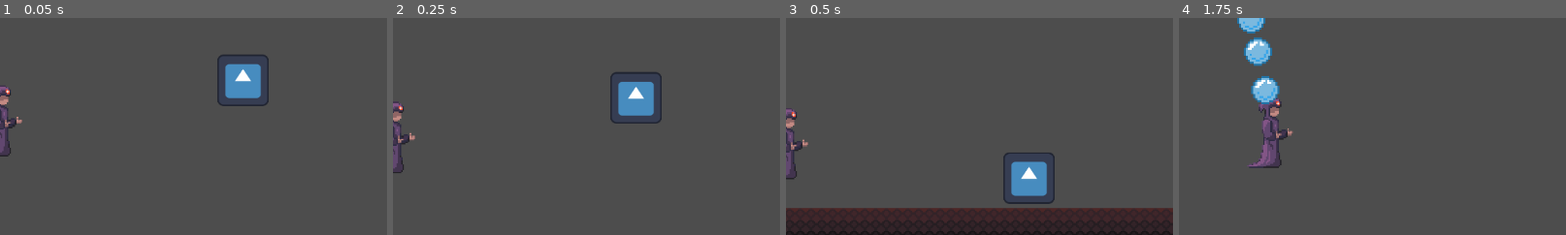
Above: before the commit, frames 1-4 (left to right).
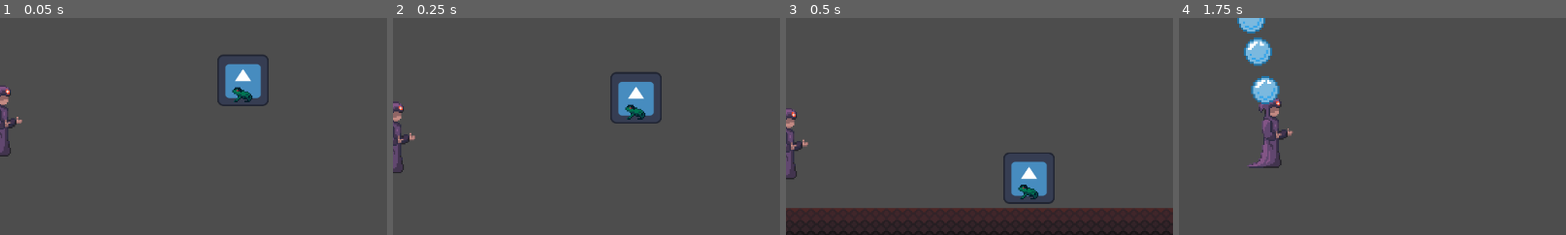
Above: after the commit, the same moments.

Repository: hanseei/superwizquest
Game: Godot game, scene res://Assets/Nodes/Scenes/TestStage.tscn
Same seed, same stepped clock (60 frames per second), same inputs: the game is played once before the commit and once after it. The engine's default icon, where the game draws it, is replaced by a stand-in: a white triangle on a blue panel in a dark square.
Inputs:
- Up to frame 1 (0.05 s): no input
- Up to frame 2 (0.25 s): no input
- Up to frame 3 (0.5 s): no input
- Up to frame 4 (1.75 s): hold Shift (shift) 0.53-1.28 s; hold D (move_right) from 0.53 s (still down); tap W (move_up) at 0.77, 1.52 s; tap Space (space) at 1.35 s
The pictures show only the part of the screen within x 50-100%, y 50-100%; the shares and areas given below are measured in that part.

The runs differ from the first frame. In frame 1, 0.2% of the frame differs, in the area x 59-66%, y 31-39%; in frame 2, 0.2%; in frame 3, 0.2%; in frame 4, nothing differs.

Commit message:
Added Frog Animation

Diff:
--- a/Assets/Nodes/Actors/NPCs/basic_enemy.tscn
+++ b/Assets/Nodes/Actors/NPCs/basic_enemy.tscn
@@ -1,10 +1,124 @@
-[gd_scene load_steps=4 format=3 uid="uid://dp1slpa606d67"]
+[gd_scene load_steps=21 format=3 uid="uid://dp1slpa606d67"]
 
 [ext_resource type="Script" uid="uid://bew1dcrvgd4jh" path="res://Assets/Nodes/Actors/NPCs/Scripts/basic_enemy.gd" id="1_4nvbh"]
 [ext_resource type="Texture2D" uid="uid://bpb6mv0it0esw" path="res://icon.svg" id="2_0r25l"]
+[ext_resource type="Texture2D" uid="uid://cuj3u2h2eeik1" path="res://Assets/Images/Spritesheets/frogSpritesheet.png" id="3_jlf1o"]
 
 [sub_resource type="RectangleShape2D" id="RectangleShape2D_dm5c6"]
 size = Vector2(127, 127)
+
+[sub_resource type="AtlasTexture" id="AtlasTexture_s0b51"]
+atlas = ExtResource("3_jlf1o")
+region = Rect2(0, 0, 32, 32)
+
+[sub_resource type="AtlasTexture" id="AtlasTexture_7lrsx"]
+atlas = ExtResource("3_jlf1o")
+region = Rect2(32, 0, 32, 32)
+
+[sub_resource type="AtlasTexture" id="AtlasTexture_coi50"]
+atlas = ExtResource("3_jlf1o")
+region = Rect2(64, 0, 32, 32)
+
+[sub_resource type="AtlasTexture" id="AtlasTexture_hpx2l"]
+atlas = ExtResource("3_jlf1o")
+region = Rect2(96, 0, 32, 32)
+
+[sub_resource type="AtlasTexture" id="AtlasTexture_05xsc"]
+atlas = ExtResource("3_jlf1o")
+region = Rect2(0, 32, 32, 32)
+
+[sub_resource type="AtlasTexture" id="AtlasTexture_va6yo"]
+atlas = ExtResource("3_jlf1o")
+region = Rect2(32, 32, 32, 32)
+
+[sub_resource type="AtlasTexture" id="AtlasTexture_4ggyn"]
+atlas = ExtResource("3_jlf1o")
+region = Rect2(64, 32, 32, 32)
+
+[sub_resource type="AtlasTexture" id="AtlasTexture_b4tis"]
+atlas = ExtResource("3_jlf1o")
+region = Rect2(96, 32, 32, 32)
+
+[sub_resource type="AtlasTexture" id="AtlasTexture_yk5em"]
+atlas = ExtResource("3_jlf1o")
+region = Rect2(0, 64, 32, 32)
+
+[sub_resource type="AtlasTexture" id="AtlasTexture_c6oj0"]
+atlas = ExtResource("3_jlf1o")
+region = Rect2(32, 64, 32, 32)
+
+[sub_resource type="AtlasTexture" id="AtlasTexture_tfano"]
+atlas = ExtResource("3_jlf1o")
+region = Rect2(64, 64, 32, 32)
+
+[sub_resource type="AtlasTexture" id="AtlasTexture_6ebnb"]
+atlas = ExtResource("3_jlf1o")
+region = Rect2(96, 64, 32, 32)
+
+[sub_resource type="AtlasTexture" id="AtlasTexture_wuntc"]
+atlas = ExtResource("3_jlf1o")
+region = Rect2(0, 96, 32, 32)
+
+[sub_resource type="AtlasTexture" id="AtlasTexture_fp14c"]
+atlas = ExtResource("3_jlf1o")
+region = Rect2(32, 96, 32, 32)
+
+[sub_resource type="AtlasTexture" id="AtlasTexture_yqbui"]
+atlas = ExtResource("3_jlf1o")
+region = Rect2(64, 96, 32, 32)
+
+[sub_resource type="SpriteFrames" id="SpriteFrames_jld23"]
+animations = [{
+"frames": [{
+"duration": 1.0,
+"texture": SubResource("AtlasTexture_s0b51")
+}, {
+"duration": 1.0,
+"texture": SubResource("AtlasTexture_7lrsx")
+}, {
+"duration": 1.0,
+"texture": SubResource("AtlasTexture_coi50")
+}, {
+"duration": 1.0,
+"texture": SubResource("AtlasTexture_hpx2l")
+}, {
+"duration": 1.0,
+"texture": SubResource("AtlasTexture_05xsc")
+}, {
+"duration": 1.0,
+"texture": SubResource("AtlasTexture_va6yo")
+}, {
+"duration": 1.0,
+"texture": SubResource("AtlasTexture_4ggyn")
+}, {
+"duration": 1.0,
+"texture": SubResource("AtlasTexture_b4tis")
+}, {
+"duration": 1.0,
+"texture": SubResource("AtlasTexture_yk5em")
+}, {
+"duration": 1.0,
+"texture": SubResource("AtlasTexture_c6oj0")
+}, {
+"duration": 1.0,
+"texture": SubResource("AtlasTexture_tfano")
+}, {
+"duration": 1.0,
+"texture": SubResource("AtlasTexture_6ebnb")
+}, {
+"duration": 1.0,
+"texture": SubResource("AtlasTexture_wuntc")
+}, {
+"duration": 1.0,
+"texture": SubResource("AtlasTexture_fp14c")
+}, {
+"duration": 1.0,
+"texture": SubResource("AtlasTexture_yqbui")
+}],
+"loop": true,
+"name": &"default",
+"speed": 15.0
+}]
 
 [node name="BasicEnemy" type="RigidBody2D"]
 collision_layer = 4
@@ -22,4 +136,9 @@
 scale = Vector2(0.3, 0.3)
 texture = ExtResource("2_0r25l")
 
+[node name="AnimatedSprite2D" type="AnimatedSprite2D" parent="."]
+texture_filter = 1
+sprite_frames = SubResource("SpriteFrames_jld23")
+frame_progress = 0.00133611
+
 [connection signal="body_shape_entered" from="." to="." method="_on_body_shape_entered"]
Binary file added: Assets/Images/Spritesheets/frogSpritesheet.png
Not shown, added: Assets/Images/Spritesheets/frogSpritesheet.png.import
